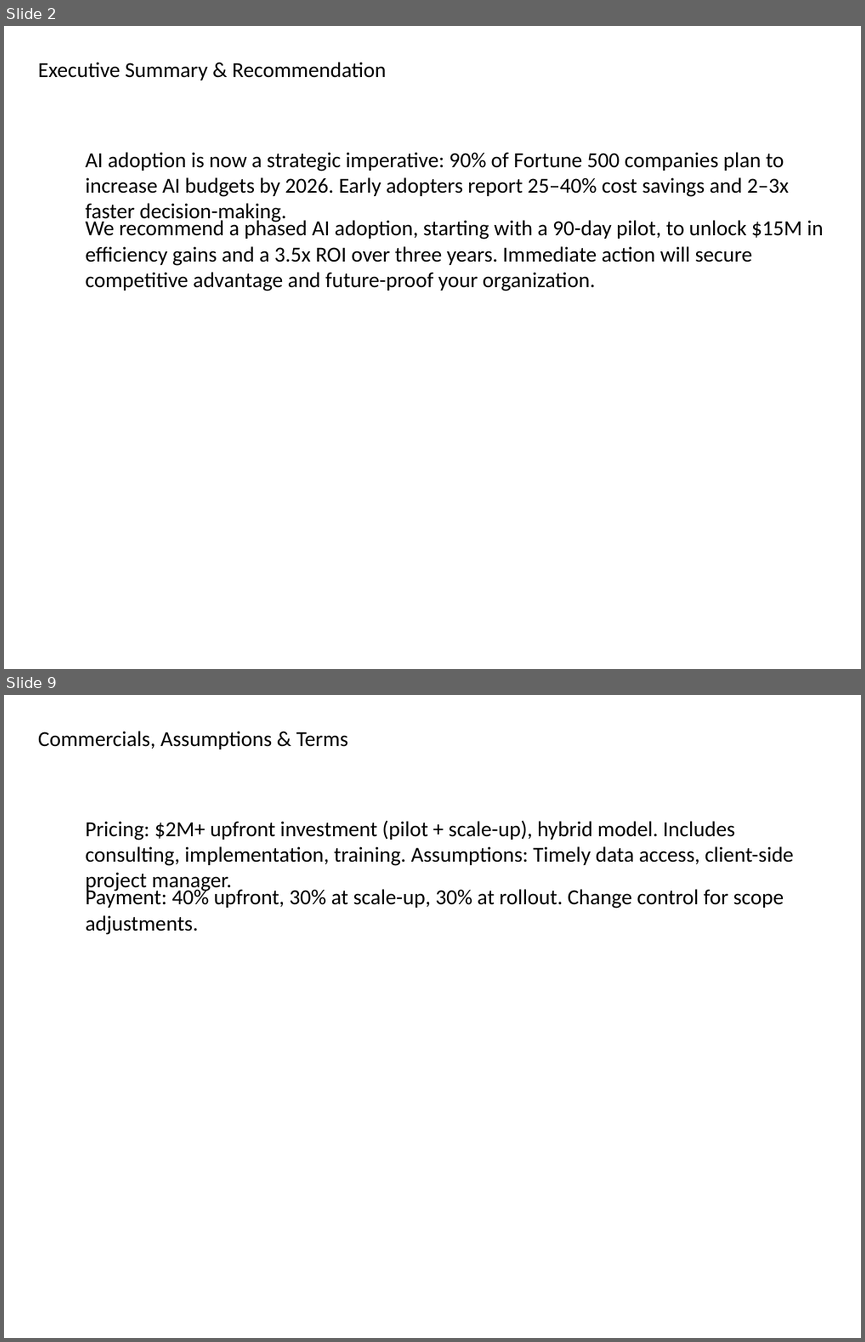
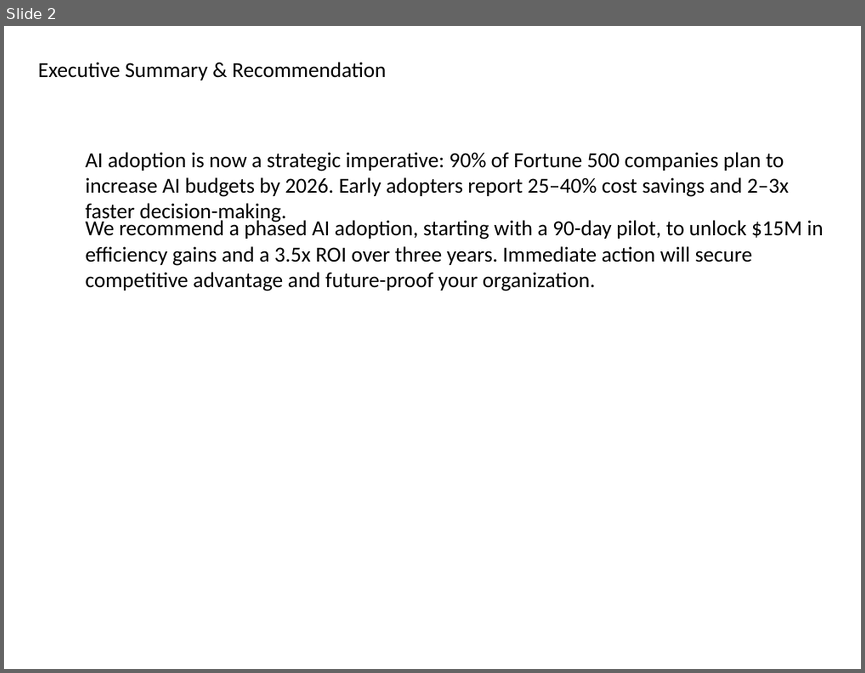
Before and after one commit to vedant1811/kenley-create-decks, a slide deck: src/lib/output/GeneratedPresentation.pptx. Shown one above the other, each under a label of ours: slides 2 and 9 before the commit, slide 2 after it; the slides between them are not shown. The pictures are 865x1342 and 865x673 pixels, drawn with LibreOffice and Linux fonts; fonts in the diff are those of the drawing. Boxes give left, top, right and bottom in pixels: in the first picture for what was removed or moved away, otherwise in the second. Text is boxed around its words. In the diff, an @@ line names an element or a change of style, - is before the commit and + after.

```diff
--- a/src/lib/output/GeneratedPresentation.pptx
+++ b/src/lib/output/GeneratedPresentation.pptx
@@ slide 9 removed at [4, 695, 861, 1338], background #FFFFFF @@
@@ text removed at [38, 731, 348, 749] @@
-Commercials, Assumptions & Terms
@@ text removed at [86, 821, 793, 893] @@
-Pricing: $2M+ upfront investment (pilot + scale-up), hybrid model. Includes consulting, implementation, training. Assumptions: Timely data access, client-side project manager.
@@ text removed at [86, 887, 783, 908] @@
-Payment: 40% upfront, 30% at scale-up, 30% at rollout. Change control for scope adjustments.
```
Also in this commit, not shown: 8 slides changed, 1 slide added, 4 other files.
